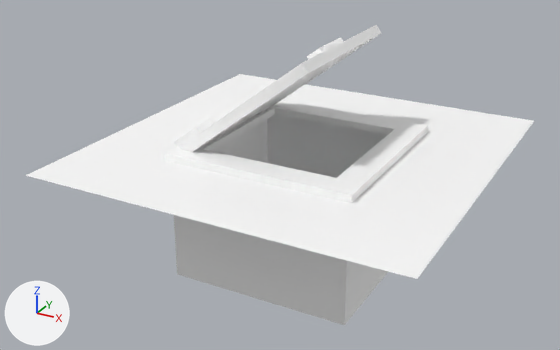
The glTF model assets/synty/simple_fantasy_interiors/models/SM_Env_Trapdoor_01.glb, before and after one commit.
Rendered twice from a camera (50 mm lens) standing at (0.069, -0.061, 0.0381) and looking at (0.023, 0.0226, -0.0037). Arrows for +X, +Y and +Z are at lower left; the lights stay in place. Where no turn or scale is listed for an object, it has been applied to the vertices.

In view in the first picture: 'SM_Env_Trapdoor_01', 'SM_Env_Trapdoor_Hinge_01'.
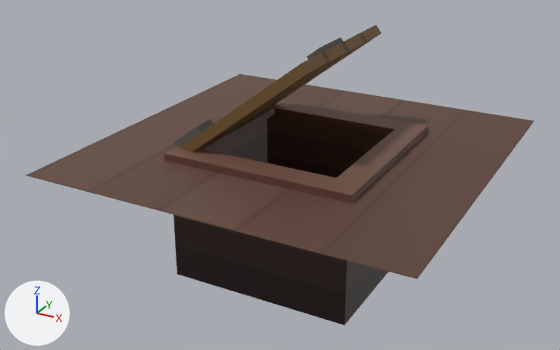
Edits to the scene script, one JSON object a line:
```json
{"op": "add", "block": "img_simplefantasyinteriorstexture", "code": ["img_simplefantasyinteriorstexture = load_image('SimpleFantasyInteriorsTexture', '_unpacked/SimpleFantasyInteriorsTexture', 1024, 1024, 'sRGB')"]}
{"op": "remove", "block": "mat_lambert2", "code": "mat_lambert2.base_color = (1.0, 1.0, 1.0)  # white #ffffff"}
{"op": "add", "block": "mat_lambert2", "code": "mat_lambert2.texture = img_simplefantasyinteriorstexture"}
```

Pixel boxes (x1, y1, x2, y2) of what changed, in the pictures (560 x 350 px):
```json
{"object": "SM_Env_Trapdoor_01", "change": "surface changed", "before": [25, 74, 534, 325], "after": [25, 74, 534, 325], "on screen": "white to brown"}
{"object": "SM_Env_Trapdoor_Hinge_01", "change": "surface changed", "before": [174, 25, 381, 152], "after": [174, 25, 381, 152], "on screen": "white to brown"}
```
